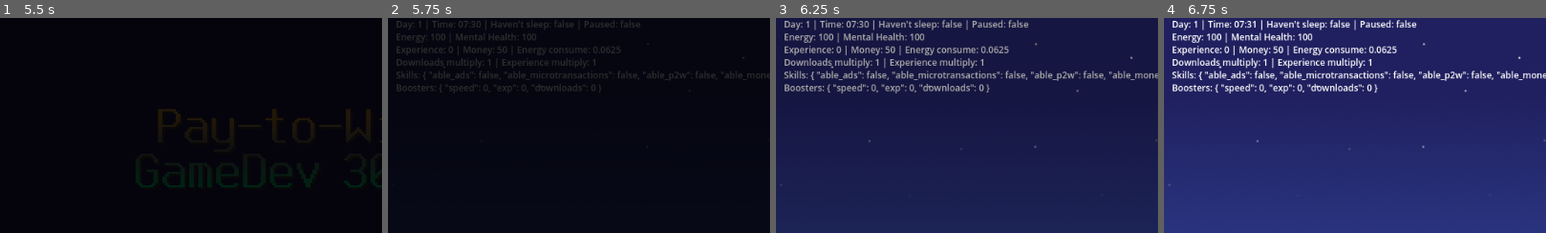
Above: before the commit, frames 1-4 (left to right).
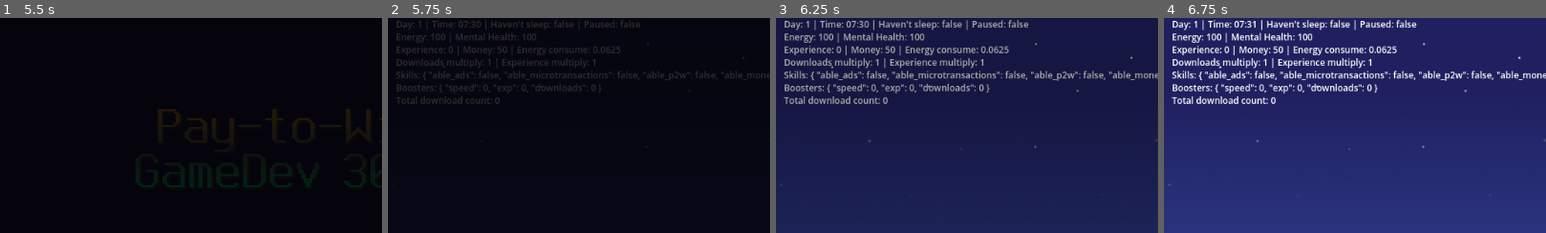
Above: after the commit, the same moments.

Repository: thehatkid/PSGJ14
Game: Godot game, scene res://scenes/splash.tscn
Two runs of this game, one before a commit and one after it. Both use one fixed random seed, a clock stepped at 60 frames per second and the inputs below.
Inputs (mouse positions are % of the whole screen's width and height, from its top left):
- Up to frame 1 (5.5 s): tap Enter at 0.5, 2 s; move the mouse to (72, 45) at 0.52 s; click (72, 45) at 0.67 s; tap Space at 1.25, 2.75 s; move the mouse to (30, 55) at 1.27 s; click (30, 55) at 1.42 s; move the mouse to (60, 28) at 2.02 s; click (60, 28) at 2.17 s; move the mouse to (45, 70) at 2.77 s; click (45, 70) at 2.92 s; move the mouse to (80, 65) at 3.52 s; click (80, 65) at 3.67 s; click "Start New Game" at 4.25 s; click "Start New Game" at 5 s
- Up to frame 2 (5.75 s): no input
- Up to frame 3 (6.25 s): click (2, 96) at 5.75 s
- Up to frame 4 (6.75 s): click (2, 96) at 6.5 s
The pictures show only the part of the screen within x 12-62%, y 0-50%; the shares and areas given below are measured in that part.

Frame 1 is identical in both runs. In frame 2, 0.2% of the frame differs, in the area x 2-30%, y 36-40%; in frame 3, 0.5%; in frame 4, 0.5%.

Commit message:
Add ending scene

Diff:
--- /dev/null
+++ b/scenes/end.tscn
@@ -0,0 +1,200 @@
+[gd_scene load_steps=5 format=3 uid="uid://5r4mgxww642o"]
+
+[sub_resource type="GDScript" id="GDScript_cdstp"]
+resource_name = "end"
+script/source = "extends Node2D
+
+var _player: Player = Global.player
+var _ending: int = 0
+
+var _fade_in: bool = false
+var _fade_out: bool = false
+
+@onready var _fader: ColorRect = $CanvasLayer/Fader
+@onready var _title: Label = $CanvasLayer/CenterContainer/VBox/Title
+@onready var _text: Label = $CanvasLayer/CenterContainer/VBox/Text
+@onready var _end_btn: Button = $CanvasLayer/CenterContainer/VBox/Buttons/End
+
+const MIN_DOWNLOADS: int = 5000000
+const MIN_MONEY: int = 20000
+
+enum Ending {
+	NEUTRAL,
+	GOOD_MONEY,
+	GOOD_DOWNLOADS,
+	BAD_MENTAL
+}
+
+
+func _ready():
+	_end_btn.disabled = true
+	_end_btn.modulate.a = 0.0
+
+	_fader.visible = true
+	_fader.color.a = 1.0
+
+	_fade_out = true
+
+	# Detect ending
+	if _player.mental_health <= 10.0:
+		_ending = Ending.BAD_MENTAL
+	elif _player.get_total_download_count() >= MIN_DOWNLOADS:
+		_ending = Ending.GOOD_DOWNLOADS
+	elif _player.money >= MIN_MONEY:
+		_ending = Ending.GOOD_MONEY
+	else:
+		_ending = Ending.NEUTRAL
+
+	# Set ending texts
+	match _ending:
+		# Good Ending #1: Got enough total download count
+		Ending.GOOD_DOWNLOADS:
+			_title.text = \"Ending #1: Good End\"
+
+			_text.text = \"You did overcomplish your weekly goal!\\n\"
+			_text.text += \"Your well-made (or not) games is spreading with intimidating speed.\\n\"
+			_text.text += \"Even that in some your games is needed to pay to win...\\n\\n\"
+			_text.text += \"\\\"Make games, ya goblins!\\\", - Thor\"
+
+		# Good Ending #2: Got enough money
+		Ending.GOOD_MONEY:
+			_title.text = \"Ending #2: Good End\"
+
+			_text.text = \"You did earned some money for your college.\\n\"
+			_text.text += \"Your well-made (or not) games is kinda spreading around the world.\\n\"
+			_text.text += \"...but you still have motivation to make more games...\\n\\n\"
+			_text.text += \"Maybe it's not the end of the game...?\"
+
+		# Bad Ending: Player has lost his mind :O
+		Ending.BAD_MENTAL:
+			_title.text = \"Ending #4: Bad End\"
+
+			_text.text = \"You have run out of nerves to do anything.\\n\"
+			_text.text += \"You are starting to go crazy.\\n\"
+			_text.text += \"Well, you can always try again, at least.\\n\\n\"
+			_text.text += \"Try not to overdo it.\"
+
+		# Neutral/Any Ending
+		_:
+			_title.text = \"Ending #3: Neutral End\"
+
+			if len(_player.games) < 5:
+				_text.text = \"You sat in a chair for an entire week without doing anything.\\n\"
+				_text.text += \"Student debts won't thank you for doing this.\\n\"
+				_text.text += \"At least, you still have full energy to do other things...?\\n\\n\"
+				_text.text += \"(Really?)\"
+			else:
+				_text.text = \"You didn't have enough time to complete your goals for the week.\\n\"
+				_text.text += \"Student debts won't thank you for doing this.\\n\"
+				_text.text += \"Well, you can always try again, at least.\\n\\n\"
+				_text.text += \"You tried.\"
+
+
+func _process(delta: float):
+	if _fade_out:
+		_fader.color.a -= delta * 0.5
+		if _fader.color.a <= 0.0:
+			_fader.color.a = 0.0
+			_fader.visible = false
+			_fade_out = false
+			_end_btn.disabled = false
+			_end_btn.modulate.a = 1.0
+
+	if _fade_in:
+		_fader.visible = true
+		_fader.color.a += delta * 0.5
+		if _fader.color.a >= 1.0:
+			_fader.color.a = 1.0
+			_fade_in = false
+			_player.reset()
+			get_tree().change_scene_to_file(\"res://scenes/splash.tscn\")
+
+
+func _on_end_pressed():
+	_end_btn.disabled = true
+	_end_btn.modulate.a = 0.0
+	_fade_in = true
+"
+
+[sub_resource type="LabelSettings" id="LabelSettings_2md0n"]
+line_spacing = 0.0
+font_size = 48
+outline_size = 10
+outline_color = Color(0, 0, 0, 1)
+
+[sub_resource type="StyleBoxEmpty" id="StyleBoxEmpty_8w70t"]
+
+[sub_resource type="LabelSettings" id="LabelSettings_nfpn8"]
+line_spacing = 2.0
+font_size = 20
+font_color = Color(0.752941, 0.752941, 0.752941, 1)
+
+[node name="SceneEnd" type="Node2D"]
+script = SubResource("GDScript_cdstp")
+
+[node name="CanvasLayer" type="CanvasLayer" parent="."]
+
+[node name="Background" type="ColorRect" parent="CanvasLayer"]
+anchors_preset = 15
+anchor_right = 1.0
+anchor_bottom = 1.0
+grow_horizontal = 2
+grow_vertical = 2
+color = Color(0.0627451, 0.0627451, 0.0941176, 1)
+
+[node name="CenterContainer" type="CenterContainer" parent="CanvasLayer"]
+anchors_preset = 15
+anchor_right = 1.0
+anchor_bottom = 1.0
+grow_horizontal = 2
+grow_vertical = 2
+
+[node name="VBox" type="VBoxContainer" parent="CanvasLayer/CenterContainer"]
+custom_minimum_size = Vector2(800, 0)
+layout_mode = 2
+
+[node name="Title" type="Label" parent="CanvasLayer/CenterContainer/VBox"]
+custom_minimum_size = Vector2(800, 0)
+layout_mode = 2
+text = "Ending #0: Placeholder"
+label_settings = SubResource("LabelSettings_2md0n")
+horizontal_alignment = 1
+vertical_alignment = 1
+
+[node name="HSep1" type="HSeparator" parent="CanvasLayer/CenterContainer/VBox"]
+layout_mode = 2
+theme_override_constants/separation = 60
+theme_override_styles/separator = SubResource("StyleBoxEmpty_8w70t")
+
+[node name="Text" type="Label" parent="CanvasLayer/CenterContainer/VBox"]
+custom_minimum_size = Vector2(800, 150)
+layout_mode = 2
+text = "Some ending placeholder text."
+label_settings = SubResource("LabelSettings_nfpn8")
+horizontal_alignment = 1
+vertical_alignment = 1
+
+[node name="HSep2" type="HSeparator" parent="CanvasLayer/CenterContainer/VBox"]
+layout_mode = 2
+theme_override_constants/separation = 60
+theme_override_styles/separator = SubResource("StyleBoxEmpty_8w70t")
+
+[node name="Buttons" type="HBoxContainer" parent="CanvasLayer/CenterContainer/VBox"]
+layout_mode = 2
+alignment = 1
+
+[node name="End" type="Button" parent="CanvasLayer/CenterContainer/VBox/Buttons"]
+custom_minimum_size = Vector2(180, 48)
+layout_mode = 2
+text = "End"
+
+[node name="Fader" type="ColorRect" parent="CanvasLayer"]
+visible = false
+anchors_preset = 15
+anchor_right = 1.0
+anchor_bottom = 1.0
+grow_horizontal = 2
+grow_vertical = 2
+color = Color(0, 0, 0, 1)
+
+[connection signal="pressed" from="CanvasLayer/CenterContainer/VBox/Buttons/End" to="." method="_on_end_pressed"]
--- a/scenes/game.gd
+++ b/scenes/game.gd
@@ -117,3 +117,10 @@
 		layer_confirm.visible = true
 	else:
 		fade_in = true
+
+
+func _end_game():
+	# Change scene to ending
+	if player.get_day_count() >= 8:
+		get_tree().change_scene_to_file("res://scenes/end.tscn")
+		return
--- a/scenes/game.tscn
+++ b/scenes/game.tscn
@@ -48,6 +48,7 @@
 	})
 	text += \"Skills: {s}\\n\".format({\"s\": _player.skills})
 	text += \"Boosters: {b}\\n\".format({\"b\": _player.boosters})
+	text += \"Total download count: {n}\".format({\"n\": _player.get_total_download_count()})
 
 	if _player.games:
 		text += \"\\nGames:\\n\\n\"
@@ -807,6 +808,9 @@
 
 func _on_visibility_changed():
 	if visible:
+		if _player.get_day_count() >= 8:
+			get_node(\"../../..\")._end_game()
+
 		# Update text and color
 		_text.text = \"Day {d}\".format({\"d\": _player.get_day_count()})
 
--- a/scripts/player.gd
+++ b/scripts/player.gd
@@ -51,6 +51,33 @@
 	"count": 1,
 	"time": 450
 }
+
+
+func reset():
+	player_name = ""
+
+	_delta_daytime = 0.0
+	day.paused = true
+	day.count = 1
+	day.time = 450
+
+	mental_health = 100.0
+	energy = 100.0
+
+	money = 50
+	experience = 0
+
+	games = []
+
+	for i in skills:
+		skills[i] = false
+
+	for i in boosters:
+		boosters[i] = 0
+
+	game_counter = 0
+	delta_total = 0.0
+	havent_sleep = false
 
 
 func next_day():
@@ -119,6 +146,15 @@
 	return {} if not games else games[-1]
 
 
+func get_total_download_count() -> int:
+	var total: int = 0
+
+	for game in self.games:
+		total += int(game.downloads)
+
+	return total
+
+
 func get_performance_multiply() -> float:
 	if boosters.speed > 0:
 		return 1.0 + float(boosters.speed)
